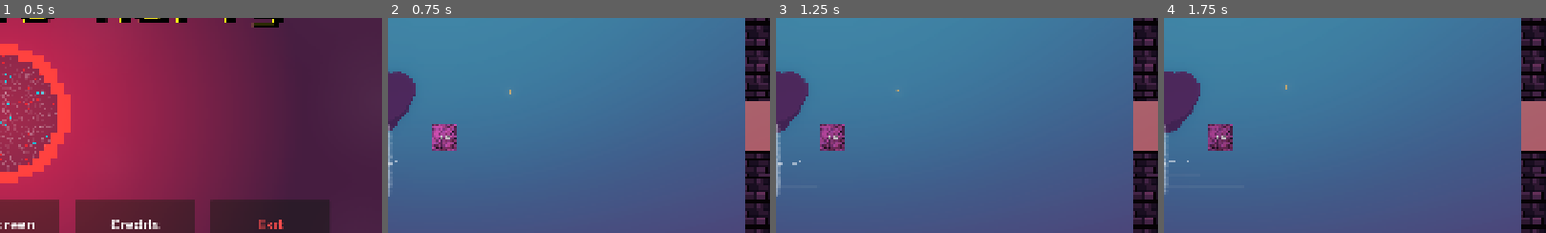
Above: before the commit, frames 1-4 (left to right).
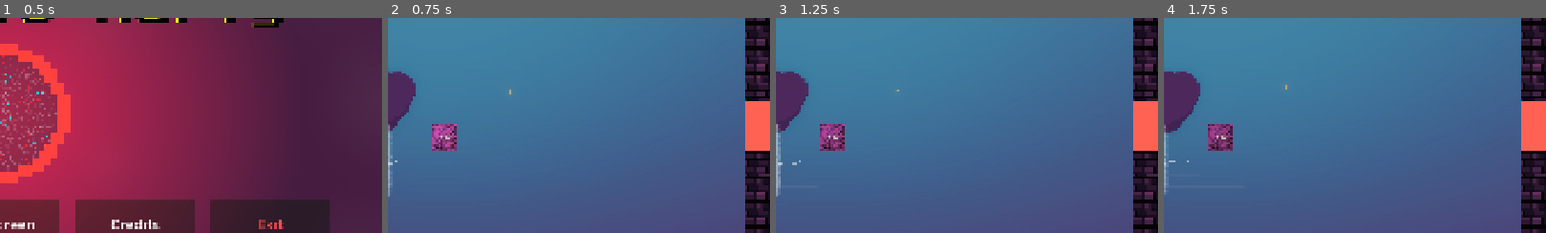
Above: after the commit, the same moments.

Repository: lostpoet999/escape_to_marty
Game: Godot game, scene res://scenes_and_scripts/ui_main_menu/main_menu.tscn
Same seed, same stepped clock (60 frames per second), same inputs: the game is played once before the commit and once after it. Sound files missing from this copy of the repository are replaced by a short silence.
Inputs (mouse positions are % of the whole screen's width and height, from its top left):
- Up to frame 1 (0.5 s): no input
- Up to frame 2 (0.75 s): click "Start" at 0.5 s
- Up to frame 3 (1.25 s): no input
- Up to frame 4 (1.75 s): click (2, 38) at 1.27 s
The pictures show only the part of the screen within x 50-100%, y 22-72%; the shares and areas given below are measured in that part.

Frame 1 is identical in both runs. In frame 2, 1.5% of the frame differs, in the area x 93-100%, y 38-62%; in frame 3, 1.5%; in frame 4, 1.5%.

Commit message:
feat: death sequence take 1

Diff:
--- /dev/null
+++ b/scenes_and_scripts/actors/player/heart_destroy_fx.tscn
@@ -0,0 +1,27 @@
+[gd_scene format=3 uid="uid://heartfx00001"]
+
+[ext_resource type="PackedScene" uid="uid://dwqgc0eorwbcf" path="res://scenes_and_scripts/bricks/brick_vfx/brick_destroy_fx.tscn" id="1_parent"]
+
+[node name="HeartDestroyFX" instance=ExtResource("1_parent")]
+scale = Vector2(0.4, 0.4)
+
+[node name="sparks" parent="." index="0"]
+color = Color(1, 0.55, 0.55, 1)
+
+[node name="shard1" parent="." index="2"]
+color = Color(1, 0.55, 0.55, 1)
+
+[node name="shard2" parent="." index="3"]
+color = Color(1, 0.55, 0.55, 1)
+
+[node name="shard3" parent="." index="4"]
+color = Color(1, 0.55, 0.55, 1)
+
+[node name="shard4" parent="." index="5"]
+color = Color(1, 0.55, 0.55, 1)
+
+[node name="shard5" parent="." index="6"]
+color = Color(1, 0.55, 0.55, 1)
+
+[node name="shard6" parent="." index="7"]
+color = Color(1, 0.55, 0.55, 1)
--- a/scenes_and_scripts/actors/player/paddle.gd
+++ b/scenes_and_scripts/actors/player/paddle.gd
@@ -1,5 +1,9 @@
 class_name Paddle
 extends CharacterBody2D
+
+const HEART_DESTROY_FX: PackedScene = preload("res://scenes_and_scripts/actors/player/heart_destroy_fx.tscn")
+const DEATH_SEAL_TEXTURE: Texture2D = preload("res://scenes_and_scripts/bricks/brick-gemstone-facets.png")
+const DEATH_SEAL_COLOR: Color = Color("a23e8c")
 
 const SHIELD_COLOR: Color = Color(0.5, 0.8, 1.0)
 const SHIELD_COLOR_BRIGHT: Color = Color(0.8, 0.95, 1.0)
@@ -20,7 +24,23 @@
 ## How quickly the lean eases toward its target; higher = snappier.
 @export var lean_responsiveness: float = 10.0
 
+@export_category("Death Sequence")
+## Seconds the killing hit's feedback (red flash, damage number, screen shake) settles before the death sequence starts.
+@export var death_damage_settle: float = 0.6
+## Seconds of the bad_sting spent shaking David and shrinking him to a point; the catch-seal pops when this ends (sting is ~2.0s total).
+@export var death_shrink_time: float = 1.55
+## Peak pixels of David's death-shake jitter; ramps up as he shrinks.
+@export var death_shake_amount: float = 7.0
+## Seconds the catch-seal lingers after its pop before the run ends.
+@export var death_seal_hold: float = 0.8
+## Camera zoom multiplier during the death cinematic (1.0 = no zoom; Camera2D zoom >1 magnifies, framing David like he's speaking). The push toward David is clamped so the view never shows outside the world, exactly like the DialogDirector focus zoom.
+@export var death_zoom: float = 1.6
+## Seconds to ease the death zoom-in; runs during the settle beat so David is framed before his heart pops.
+@export var death_zoom_time: float = 0.55
+
 var is_shielded: bool = false
+var _death_running: bool = false
+var _ghost_base_pos: Vector2 = Vector2.ZERO
 var shield_pulse_tween: Tween
 var _dip_tween: Tween
 var _sprite_base_y: float
@@ -90,6 +110,7 @@
 	Signalbus.game_state_special_room.connect(_on_game_state_click_mode)
 	Signalbus.inventory_changed.connect(set_paddle_length_from_items)
 
+	Signalbus.player_died.connect(_run_death_sequence)
 	Signalbus.blocker_added.connect(add_blocker_enemy)
 	Signalbus.blocker_removed.connect(remove_blocker_enemy)
 	Signalbus.blocker_moved.connect(_calculate_blockers_bounds)
@@ -264,6 +285,72 @@
 func david_global_position() -> Vector2:
 	return david.global_position
 
+func _run_death_sequence() -> void:
+	if _death_running:
+		return
+	_death_running = true
+	paddle_frozen = true
+	Engine.time_scale = 1.0 * SettingsManager.game_speed
+	_zoom_camera_on_david()
+	var ball: Node = get_tree().get_first_node_in_group("ball")
+	if ball != null:
+		ball.call("remove_ball")
+	await get_tree().create_timer(death_damage_settle).timeout
+	stop_shield_pulse()
+	david.modulate = Color.WHITE
+	ghost_david.visible = true
+	ghost_david.rotation = 0.0
+	set_paddle_hidden(true)
+	_ghost_base_pos = ghost_david.position
+	var catch_pos: Vector2 = ghost_david.global_position
+	_pop_heart()
+	SFX.play_sound("bad_sting")
+	var shake_tween: Tween = create_tween()
+	shake_tween.tween_method(_death_shake, 0.0, 1.0, death_shrink_time)
+	var shrink_tween: Tween = create_tween().set_trans(Tween.TRANS_QUAD).set_ease(Tween.EASE_IN)
+	shrink_tween.tween_property(ghost_david, "scale", Vector2(0.02, 0.02), death_shrink_time)
+	await shrink_tween.finished
+	ghost_david.visible = false
+	_pop_death_seal(catch_pos)
+	await get_tree().create_timer(death_seal_hold).timeout
+	Signalbus.death_sequence_finished.emit()
+
+func _zoom_camera_on_david() -> void:
+	var cam: Camera2D = get_viewport().get_camera_2d()
+	if cam == null:
+		return
+	var base_zoom: Vector2 = cam.zoom
+	var base_center: Vector2 = cam.get_screen_center_position()
+	var max_shift: Vector2 = cam.get_viewport_rect().size * 0.5 / base_zoom * (1.0 - 1.0 / death_zoom)
+	var focus: Vector2 = (ghost_david.get_node("GhostSprite") as Node2D).global_position
+	var shift: Vector2 = (focus - base_center).clamp(-max_shift, max_shift)
+	var cam_tween: Tween = cam.create_tween().set_trans(Tween.TRANS_SINE).set_ease(Tween.EASE_OUT)
+	cam_tween.parallel().tween_property(cam, "zoom", base_zoom * death_zoom, death_zoom_time)
+	cam_tween.parallel().tween_property(cam, "global_position", cam.global_position + shift, death_zoom_time)
+
+func _pop_heart() -> void:
+	var orb: Node2D = david.get_node("DavidHitTarget/LifeForceOrb")
+	var fx: Node2D = HEART_DESTROY_FX.instantiate()
+	fx.position = orb.global_position
+	get_tree().current_scene.add_child(fx)
+	orb.visible = false
+
+func _death_shake(ramp: float) -> void:
+	ghost_david.position = _ghost_base_pos + Vector2(randf_range(-1.0, 1.0), randf_range(-1.0, 1.0)) * death_shake_amount * ramp
+
+func _pop_death_seal(catch_pos: Vector2) -> void:
+	var seal: Sprite2D = Sprite2D.new()
+	seal.texture = DEATH_SEAL_TEXTURE
+	seal.modulate = DEATH_SEAL_COLOR
+	seal.scale = Vector2.ZERO
+	get_tree().current_scene.add_child(seal)
+	seal.global_position = catch_pos
+	var pop: Tween = seal.create_tween().set_trans(Tween.TRANS_BACK).set_ease(Tween.EASE_OUT)
+	pop.tween_property(seal, "scale", Vector2.ONE, 0.25)
+	pop.tween_method(func(decay: float) -> void:
+		seal.global_position = catch_pos + Vector2(randf_range(-1.0, 1.0), randf_range(-1.0, 1.0)) * 4.0 * decay,
+		1.0, 0.0, 0.2)
+
 func get_movement_direction() -> float:
 	return current_speed
 
--- a/scenes_and_scripts/ball/ball.gd
+++ b/scenes_and_scripts/ball/ball.gd
@@ -2,6 +2,15 @@
 class_name Ball extends Area2D
 
 const DEFAULT_BALL_DMG: int = 1
+
+const LIGHT_PULSE_BASE_FREQ: float = 3.0
+const LIGHT_PULSE_FREQ_PER_DMG: float = 0.7
+const LIGHT_PULSE_BASE_SIZE_AMP: float = 0.06
+const LIGHT_PULSE_SIZE_AMP_PER_DMG: float = 0.04
+const LIGHT_PULSE_MAX_SIZE_AMP: float = 0.6
+const LIGHT_PULSE_BASE_ENERGY: float = 1.0
+const LIGHT_PULSE_BASE_ENERGY_AMP: float = 0.15
+const LIGHT_PULSE_ENERGY_AMP_PER_DMG: float = 0.12
 
 @export var initial_speed: float = 500.0
 var current_speed: float = 500.0
@@ -39,6 +48,7 @@
 
 var time : float = 0.0
 @onready var point_light_2d: PointLight2D = $PointLight2D
+@onready var _light_texture_radius: float = maxf(point_light_2d.texture.get_width() * 0.5, 1.0)
 
 @onready var paddle: Paddle = $"../Paddle"
 @onready var paddle_collision: CollisionShape2D = $"../Paddle/PaddleCollisionShape"
@@ -81,13 +91,22 @@
 	if not is_inside_tree():
 		return
 	time += delta
-	point_light_2d.energy = 1.0 + sin(time * 3.0) * 0.15
+	_update_ball_light()
 	flipped_x = false
 	flipped_y = false
 	if on_paddle:
 		position_ball_on_paddle()
 	else:
 		move_ball(delta)
+
+func _update_ball_light() -> void:
+	var dmg: float = maxf(ball_dmg, 1.0)
+	var base_scale: float = ball_half_height * sqrt(dmg) / _light_texture_radius
+	var throb: float = sin(time * (LIGHT_PULSE_BASE_FREQ + (dmg - 1.0) * LIGHT_PULSE_FREQ_PER_DMG))
+	var size_amp: float = minf(LIGHT_PULSE_BASE_SIZE_AMP + (dmg - 1.0) * LIGHT_PULSE_SIZE_AMP_PER_DMG, LIGHT_PULSE_MAX_SIZE_AMP)
+	var energy_amp: float = LIGHT_PULSE_BASE_ENERGY_AMP + (dmg - 1.0) * LIGHT_PULSE_ENERGY_AMP_PER_DMG
+	point_light_2d.texture_scale = maxf(base_scale * (1.0 + throb * size_amp), 0.01)
+	point_light_2d.energy = maxf(LIGHT_PULSE_BASE_ENERGY + throb * energy_amp, 0.0)
 
 func position_ball_on_paddle() -> void:
 	var offset: float = ball_half_height + get_paddle_half_height() + 1
@@ -410,4 +429,5 @@
 			return
 		await tween_to_david(global_position)
 		PlayerData.accept_reflect_damage(amount)
-		position_ball_on_paddle()
+		if PlayerData.player_current_health > 0:
+			position_ball_on_paddle()
--- a/scenes_and_scripts/bricks/base_seal.gd
+++ b/scenes_and_scripts/bricks/base_seal.gd
@@ -4,6 +4,10 @@
 const BONUS_DROP: PackedScene = preload("res://scenes_and_scripts/collectibles/bonus_drop.tscn")
 const BONUS_POOL: BonusDropPool = preload("res://scenes_and_scripts/collectibles/bonus_drops/bonus_drop_pool.tres")
 const DAMAGE_NUMBER: PackedScene = preload("uid://bedvoohhfbi03")
+
+const COIN_WINDFALL_CHANCE: float = 0.05
+const COIN_WINDFALL_COUNT: int = 3
+const COIN_WINDFALL_SCATTER: float = 14.0
 
 
 const PHASE_SCORES: Dictionary[GameManager.PhaseType, int] = {
@@ -402,15 +406,25 @@
 #cleanup brick collision after tween finishes
 func _on_tween_finished(collider: Area2D) -> void:
 	if is_instance_valid(collider):
+		var parent: Node = collider.get_parent()
+		var spawn_position: Vector2 = collider.position
 		collider.queue_free()
-		var drop: Area2D = _make_drop()
-		collider.get_parent().add_child(drop)
-		drop.position = collider.position
-		Signalbus.gold_spawned.emit(1)
+		var payload: BonusPayload = BONUS_POOL.pick_weighted()
+		var count: int = 1
+		if payload is CurrencyPayload and randf() < COIN_WINDFALL_CHANCE:
+			count = COIN_WINDFALL_COUNT
+			SFX.play_sound("win_sting")
+		for i: int in count:
+			var drop: BonusDrop = _make_drop(payload)
+			parent.add_child(drop)
+			drop.position = spawn_position
+			if count > 1:
+				drop.position += Vector2(randf_range(-COIN_WINDFALL_SCATTER, COIN_WINDFALL_SCATTER), randf_range(-COIN_WINDFALL_SCATTER, COIN_WINDFALL_SCATTER))
+			Signalbus.gold_spawned.emit(1)
 		Signalbus.enemy_requested.emit(collider)
 		Signalbus.brick_destroyed.emit()
 
-func _make_drop() -> Area2D:
+func _make_drop(payload: BonusPayload) -> BonusDrop:
 	var bonus: BonusDrop = BONUS_DROP.instantiate()
-	bonus.payload = BONUS_POOL.pick_weighted()
+	bonus.payload = payload
 	return bonus
--- a/scenes_and_scripts/collectibles/bonus_drop.gd
+++ b/scenes_and_scripts/collectibles/bonus_drop.gd
@@ -4,9 +4,14 @@
 @export var pull_speed: float = 320.0 ## Speed the drop curves toward a spider captor; it falls normally when uncaptured.
 @export var display_size: float = 32.0 ## On-screen size (longest side, px) every drop renders at, regardless of the source art's resolution.
 
+const COIN_MAX_FALL_PAUSE: float = 0.25
+const COIN_FALL_SPEED_VARIANCE_MIN: float = 0.85
+const COIN_FALL_SPEED_VARIANCE_MAX: float = 1.2
+
 var payload: BonusPayload
 var collected: bool = false
 var captor: Node2D
+var _fall_delay: float = 0.0
 
 @onready var sprite: Sprite2D = $Sprite2D
 
@@ -17,6 +22,9 @@
 		sprite.modulate = payload.drop_modulate
 		if payload.is_rare:
 			SFX.play_sound("win_sting")
+		if payload is CurrencyPayload:
+			fall_speed *= randf_range(COIN_FALL_SPEED_VARIANCE_MIN, COIN_FALL_SPEED_VARIANCE_MAX)
+			_fall_delay = randf_range(0.0, COIN_MAX_FALL_PAUSE)
 	_fit_sprite()
 	var tween: Tween = create_tween()
 	tween.tween_property(self, "scale", Vector2(1.2, 1.2), 0.5)
@@ -34,6 +42,9 @@
 	if captor != null and is_instance_valid(captor):
 		global_position = global_position.move_toward(captor.global_position, pull_speed * delta)
 	else:
+		if _fall_delay > 0.0:
+			_fall_delay -= delta
+			return
 		position.y += fall_speed * delta
 
 func _on_area_entered(area: Area2D) -> void:
--- a/scenes_and_scripts/exits/exit_base.tscn
+++ b/scenes_and_scripts/exits/exit_base.tscn
@@ -13,7 +13,7 @@
 offset_right = 64.0
 offset_bottom = 32.0
 mouse_filter = 2
-color = Color(1, 0.38431373, 0.32156864, 0.5529412)
+color = Color(1, 0.38431373, 0.32156864, 1)
 
 [node name="ExitBarrier_open" type="ColorRect" parent="." unique_id=1579582079]
 visible = false
@@ -22,7 +22,7 @@
 offset_right = 64.0
 offset_bottom = 32.0
 mouse_filter = 2
-color = Color(0.101960786, 0.76862746, 0.32156864, 0.5529412)
+color = Color(0.101960786, 0.76862746, 0.32156864, 1)
 
 [node name="walls_no_door" type="Node2D" parent="." unique_id=1036666021]
 
--- a/scenes_and_scripts/levels/floor_2_the_arena/floor_2_the_arena.tres
+++ b/scenes_and_scripts/levels/floor_2_the_arena/floor_2_the_arena.tres
@@ -258,7 +258,6 @@
 seal_break_enemies = Array[ExtResource("3_1wfy1")]([SubResource("Resource_1r2xy"), SubResource("Resource_a1chj")])
 wall_texture = ExtResource("21_a1chj")
 wall_modulate = Color(0.45882353, 0.14117648, 0.21960784, 1)
-wall_texture_filter = 1
 misty_background_enabled = false
 bg_fog_color = Color(0.25490195, 0.11372549, 0.19215687, 1)
 bg_sky_top_color = Color(0.45882353, 0.14117648, 0.21960784, 1)
--- a/scenes_and_scripts/levels/room_base.gd
+++ b/scenes_and_scripts/levels/room_base.gd
@@ -7,6 +7,13 @@
 const BONUS_ITEM_PANEL: PackedScene = preload("res://scenes_and_scripts/ui_menus/bonus_item_panel.tscn")
 
 const PLAYER_HURT_TRAUMA: float = 0.8
+
+## The play area (every world-space child of this room) tints to this while the game-over screen is up; restored on exit. Menus and HUD sit on CanvasLayers, so they stay bright.
+@export var game_over_dim: Color = Color(0.35, 0.35, 0.4, 1.0)
+## Seconds to fade the play area to/from the game-over dim.
+@export var game_over_dim_time: float = 0.5
+var _dim_tween: Tween
+var _play_area_dimmed: bool = false
 
 var gold_cleared: bool = false
 var bricks_cleared: bool = false
@@ -60,6 +67,9 @@
 	Signalbus.wall_walker_removed.connect(_on_wall_walker_removed)
 	Signalbus.screen_flash.connect(flash_play_area)
 	Signalbus.player_damaged.connect(_on_player_damaged)
+	Signalbus.game_state_game_over.connect(_dim_play_area)
+	Signalbus.game_state_playing.connect(_restore_play_area)
+	Signalbus.game_state_main_menu.connect(_restore_play_area)
 	initiate_special_room()
 	if entry.content.room_type == RoomContent.ROOM_TYPES.combat:
 		DialogDirector.play(&"first_combat_room")
@@ -77,6 +87,24 @@
 	var tw: Tween = create_tween()
 	tw.tween_property(flash_overlay, "color:a", 0.45, 0.06)
 	tw.tween_property(flash_overlay, "color:a", 0.0, 0.35)
+
+func _dim_play_area() -> void:
+	if _play_area_dimmed:
+		return
+	_play_area_dimmed = true
+	_tween_room_modulate(game_over_dim)
+
+func _restore_play_area() -> void:
+	if not _play_area_dimmed:
+		return
+	_play_area_dimmed = false
+	_tween_room_modulate(Color.WHITE)
+
+func _tween_room_modulate(target: Color) -> void:
+	if _dim_tween != null and _dim_tween.is_valid():
+		_dim_tween.kill()
+	_dim_tween = create_tween().set_pause_mode(Tween.TWEEN_PAUSE_PROCESS)
+	_dim_tween.tween_property(self, "modulate", target, game_over_dim_time)
 
 func _on_player_damaged(amount: int) -> void:
 	flash_play_area(Color.RED)
--- a/scenes_and_scripts/levels/room_base.tscn
+++ b/scenes_and_scripts/levels/room_base.tscn
@@ -50,6 +50,7 @@
 [node name="HUDLayer" type="CanvasLayer" parent="." unique_id=494981744]
 
 [node name="UIArea" type="Control" parent="HUDLayer" unique_id=2088925402]
+z_index = -1000
 layout_mode = 3
 anchors_preset = 9
 anchor_bottom = 1.0
@@ -59,18 +60,6 @@
 scale = Vector2(0.9200008, 1)
 metadata/_edit_use_anchors_ = true
 
-[node name="ColorRect" type="ColorRect" parent="HUDLayer/UIArea" unique_id=1244292917]
-layout_mode = 1
-anchors_preset = -1
-anchor_left = -0.35326055
-anchor_right = 0.8860245
-anchor_bottom = 0.5037037
-grow_horizontal = 2
-grow_vertical = 2
-scale = Vector2(1.0869579, 1)
-color = Color(0.0941176, 0.0392157, 0.0666667, 1)
-metadata/_edit_use_anchors_ = true
-
 [node name="Main_UI" parent="HUDLayer/UIArea" unique_id=563493114 instance=ExtResource("2_ujjt5")]
 layout_mode = 1
 anchors_preset = -1
@@ -79,6 +68,15 @@
 offset_bottom = 1077.0
 grow_vertical = 1
 metadata/_edit_use_anchors_ = true
+
+[node name="ColorRect" type="ColorRect" parent="." unique_id=1244292917]
+z_index = -1
+offset_left = -120.0
+offset_top = -60.0
+offset_right = 288.0
+offset_bottom = 1120.0
+mouse_filter = 2
+color = Color(0.0941176, 0.0392157, 0.0666667, 1)
 
 [node name="ClickModePrompt" type="CanvasLayer" parent="." unique_id=1590460842]
 script = ExtResource("15_ckmpt")
@@ -407,6 +405,7 @@
 grow_vertical = 2
 mouse_filter = 2
 color = Color(1, 0, 0, 0)
+metadata/_edit_lock_ = true
 
 [node name="Camera2D" type="Camera2D" parent="." unique_id=627549441]
 position = Vector2(960, 540)
@@ -432,7 +431,7 @@
 [node name="item_spawn_point" type="Marker2D" parent="." unique_id=51076593]
 position = Vector2(1058, 754)
 
-[node name="UI Popup Menus" type="Node" parent="." unique_id=927849858]
+[node name="UI Popup Menus" type="CanvasLayer" parent="." unique_id=927849858]
 
 [node name="EscapeMenu" parent="UI Popup Menus" unique_id=1133911884 instance=ExtResource("5_w74c6")]
 visible = false
--- a/scenes_and_scripts/singletons/game_manager.gd
+++ b/scenes_and_scripts/singletons/game_manager.gd
@@ -210,7 +210,7 @@
 
 
 func _ready() -> void:
-	Signalbus.player_died.connect(_load_level_on_player_death)
+	Signalbus.death_sequence_finished.connect(_load_level_on_player_death)
 	Signalbus.level_cleared.connect(set_state_to_cleared)
 	Signalbus.floor_cleared.connect(floor_cleared)
 	DP.track("Game State", DP, "old_state", GameState)
--- a/scenes_and_scripts/singletons/signalbus.gd
+++ b/scenes_and_scripts/singletons/signalbus.gd
@@ -111,9 +111,14 @@
 signal player_health_updated
 
 ## Emits: scenes_and_scripts/singletons/player_data.gd -> accept_damage()
+## Connects: scenes_and_scripts/actors/player/paddle.gd -> _run_death_sequence
+@warning_ignore("unused_signal")
+signal player_died
+
+## Emits: scenes_and_scripts/actors/player/paddle.gd -> _run_death_sequence() (after the death cinematic)
 ## Connects: scenes_and_scripts/singletons/game_manager.gd -> _load_level_on_player_death
 @warning_ignore("unused_signal")
-signal player_died
+signal death_sequence_finished
 
 ## Emits: scenes_and_scripts/bricks/base_seal.gd -> _resolve_undercut() (GOLD on deal)
 ## Connects: scenes_and_scripts/levels/room_base.gd -> flash_play_area
--- a/scenes_and_scripts/sound_system/entity_sfx.tscn
+++ b/scenes_and_scripts/sound_system/entity_sfx.tscn
@@ -17,6 +17,7 @@
 [ext_resource type="AudioStream" uid="uid://83oafc804sr8" path="res://sound_effects/wet (with reverb)/ball-bounce-subtle.wav" id="15_sectl"]
 [ext_resource type="AudioStream" uid="uid://biqm6emiwmmtj" path="res://music_and_ambient/win_sting.wav" id="16_secrv"]
 [ext_resource type="AudioStream" uid="uid://cwiug4lhd05xt" path="res://music_and_ambient/rage_spawn.wav" id="17_ragesp"]
+[ext_resource type="AudioStream" uid="uid://dqx7lbk4sdv8w" path="res://music_and_ambient/bad_sting.wav" id="18_badstg"]
 
 [sub_resource type="Resource" id="Resource_84rug"]
 script = ExtResource("2_3pagk")
@@ -135,6 +136,12 @@
 audio = ExtResource("17_ragesp")
 metadata/_custom_type_script = "uid://2fgoca4drc17"
 
+[sub_resource type="Resource" id="Resource_badsting"]
+script = ExtResource("2_3pagk")
+name = "bad_sting"
+audio = ExtResource("18_badstg")
+metadata/_custom_type_script = "uid://2fgoca4drc17"
+
 [node name="EntitySfx" type="Node" unique_id=529254853]
 script = ExtResource("1_mje1w")
-sounds = Array[ExtResource("2_3pagk")]([SubResource("Resourc …(456 unchanged characters)… ing"), SubResource("Resource_ragespawn")])
+sounds = Array[ExtResource("2_3pagk")]([SubResource("Resourc …(456 unchanged characters)… ing"), SubResource("Resource_ragespawn"), SubResource("Resource_badsting")])
--- a/scenes_and_scripts/sound_system/music_and_ambient_singleton.gd
+++ b/scenes_and_scripts/sound_system/music_and_ambient_singleton.gd
@@ -7,6 +7,10 @@
 
 @export var music_playlists: Array[MusicPlaylist] = []
 @export var ambient_sets: Array[AmbienceSet] = []
+## Volume_db the music fades to while the game-over screen is up; restored when play resumes or the main menu loads.
+@export var game_over_music_db: float = -18.0
+## Seconds to fade the music down on game over (and back up when leaving it).
+@export var game_over_duck_time: float = 0.5
 var music_system: Dictionary = {}
 var ambient_system: Dictionary = {}
 var active_ambient_players: Dictionary = {}
@@ -16,12 +20,43 @@
 var current_track_index: int = -1
 var played_tracks_indices: Array = []
 var current_ambient_set: AmbienceSet = null
+var _duck_tween: Tween
+var _pre_game_over_db: float = 0.0
+var _music_ducked: bool = false
 
 func _ready() -> void:
 	for playlist: MusicPlaylist in music_playlists:
 		music_system[playlist.playlist_name] = playlist
 	for ambient_set: AmbienceSet in ambient_sets:
 		ambient_system[ambient_set.ambience_set_name] = ambient_set
+	Signalbus.game_state_game_over.connect(_duck_music_for_game_over)
+	Signalbus.game_state_main_menu.connect(_restore_music_after_game_over)
+	Signalbus.game_state_playing.connect(_restore_music_after_game_over)
+
+func _duck_music_for_game_over() -> void:
+	if _music_ducked:
+		return
+	_music_ducked = true
+	_pre_game_over_db = music_player.volume_db
+	_tween_music_db(game_over_music_db)
+
+func _restore_music_after_game_over() -> void:
+	if not _music_ducked:
+		return
+	_music_ducked = false
+	_tween_music_db(_pre_game_over_db)
+
+func _tween_music_db(target_db: float) -> void:
+	if _duck_tween != null and _duck_tween.is_valid():
+		_duck_tween.kill()
+	_duck_tween = create_tween().set_pause_mode(Tween.TWEEN_PAUSE_PROCESS)
+	_duck_tween.tween_property(music_player, "volume_db", target_db, game_over_duck_time)
+
+func _cancel_music_duck() -> void:
+	if _duck_tween != null and _duck_tween.is_valid():
+		_duck_tween.kill()
+	_duck_tween = null
+	_music_ducked = false
 
 func execute_playlist(playlist_name: String) -> void:
 	if not music_system.has(playlist_name):
@@ -44,6 +79,7 @@
 			_play_random()
 
 func play_current_track() -> void:
+	_cancel_music_duck()
 	var track: MusicSongEntry = currently_playing_playlist.tracks[current_track_index]
 	music_player.stream = track.audio
 	music_player.volume_db = track.volume_db
@@ -98,6 +134,7 @@
 ## play one song on loop (floor music via FloorData.music, menu music); replaces any running playlist.
 ## null stream = silence whatever is playing
 func play_song(stream: AudioStream, volume_db: float = -5.0) -> void:
+	_cancel_music_duck()
 	if stream == null:
 		stop_playlist()
 		stop_song()
--- a/scenes_and_scripts/sound_system/music_and_ambient_singleton.tscn
+++ b/scenes_and_scripts/sound_system/music_and_ambient_singleton.tscn
@@ -45,3 +45,4 @@
 ambient_sets = Array[ExtResource("7_5toyy")]([SubResource("Resource_vuiio")])
 
 [node name="music_player" type="AudioStreamPlayer" parent="." unique_id=1593158861]
+process_mode = 3
Not shown, added: music_and_ambient/bad_sting.wav.import
Not shown, added: music_and_ambient/bad_sting.wav
